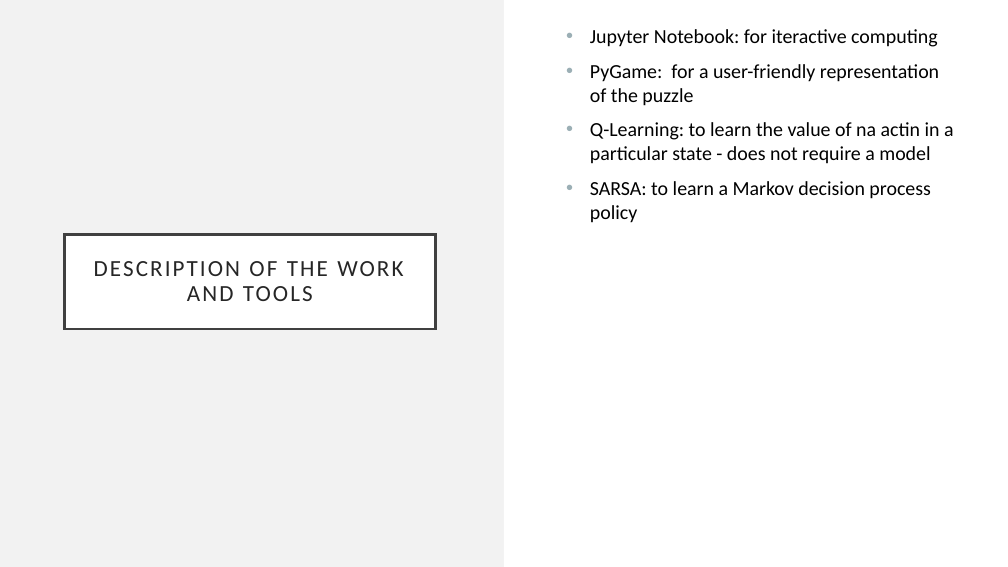
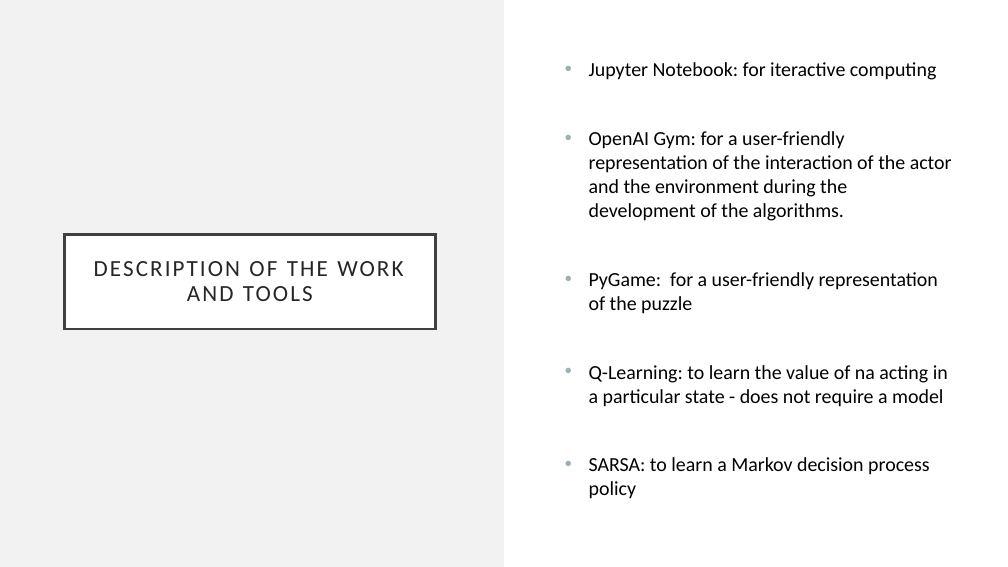
Before and after one commit to caroucintra/IART-PROJ2, a slide deck: slide 5 of docs/FirstCheckpoint.pptm. Drawn at 1008x567 pixels with LibreOffice and Linux fonts; fonts in the diff are those of the drawing. Boxes give left, top, right and bottom in pixels: in the first picture for what was removed or moved away, otherwise in the second. Text is boxed around its words. In the diff, an @@ line names an element or a change of style, - is before the commit and + after.

```diff
--- a/docs/FirstCheckpoint.pptm
+++ b/docs/FirstCheckpoint.pptm
@@ text "Jupyter Notebook: for iteractive computing": place and size @@
-text "Jupyter Notebook: for iteractive computing" at (590,29,954,223)
+text "Jupyter Notebook: for iteractive computing" at (589,62,952,499)
@@ text at (589,131,952,221): paragraph added @@
+• OpenAI Gym: for a user-friendly representation of the interaction of the actor and the environment during the development of the algorithms.
@@ text at (589,365,948,407): text changed @@
-• Q-Learning: to learn the value of na actin in a particular state - does not require a model
+• Q-Learning: to learn the value of na acting in a particular state - does not require a model
```
Also in this commit, not shown: 1 other slide changed.
